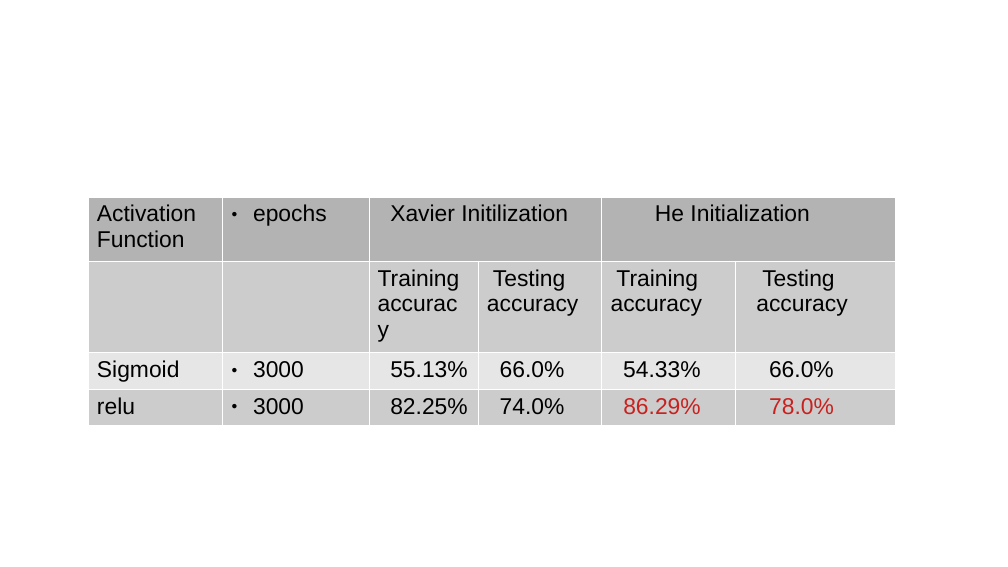
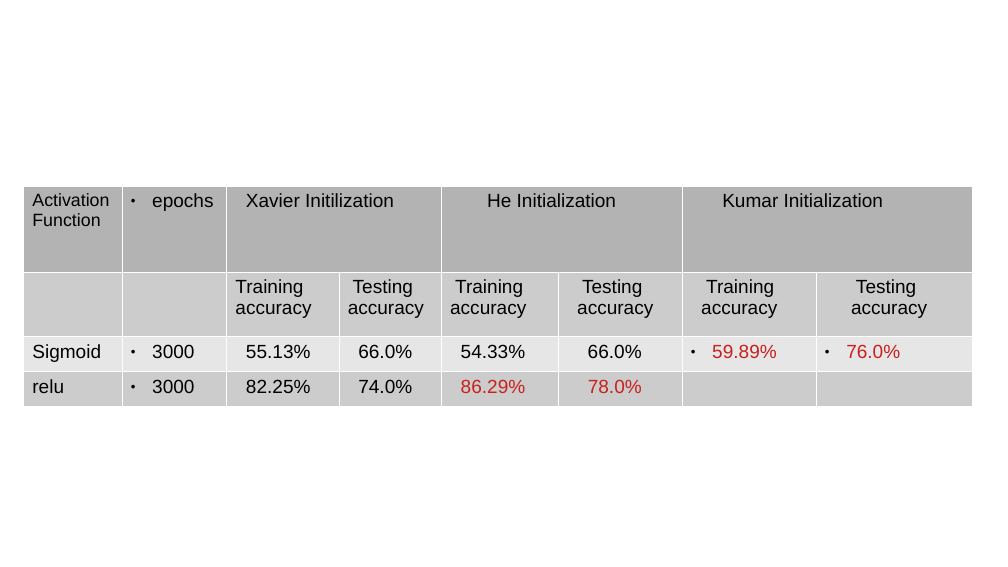
Before and after one commit to sanghvirajit19/DNN_ImageClass_MultipleLayer, a slide deck: slide 1 of Results.odp. Drawn at 1008x567 pixels with LibreOffice and Linux fonts; fonts in the diff are those of the drawing; background and template pictures are left out. Boxes give left, top, right and bottom in pixels: in the first picture for what was removed or moved away, otherwise in the second. Text is boxed around its words. In the diff, an @@ line names an element or a change of style, - is before the commit and + after.

Commit message:
Initialization

```diff
--- a/Results.odp
+++ b/Results.odp
@@ table at box(24, 186, 973, 406) @@
+column 7: Kumar Initialization | Training accuracy | 59.89% | 
+column 8:  | Testing / accuracy | 76.0% | 
@@ table: place and size @@
-table at box(88, 197, 896, 422)
+table at box(24, 186, 973, 406)
```
Also in this commit, not shown: 15 other files.
